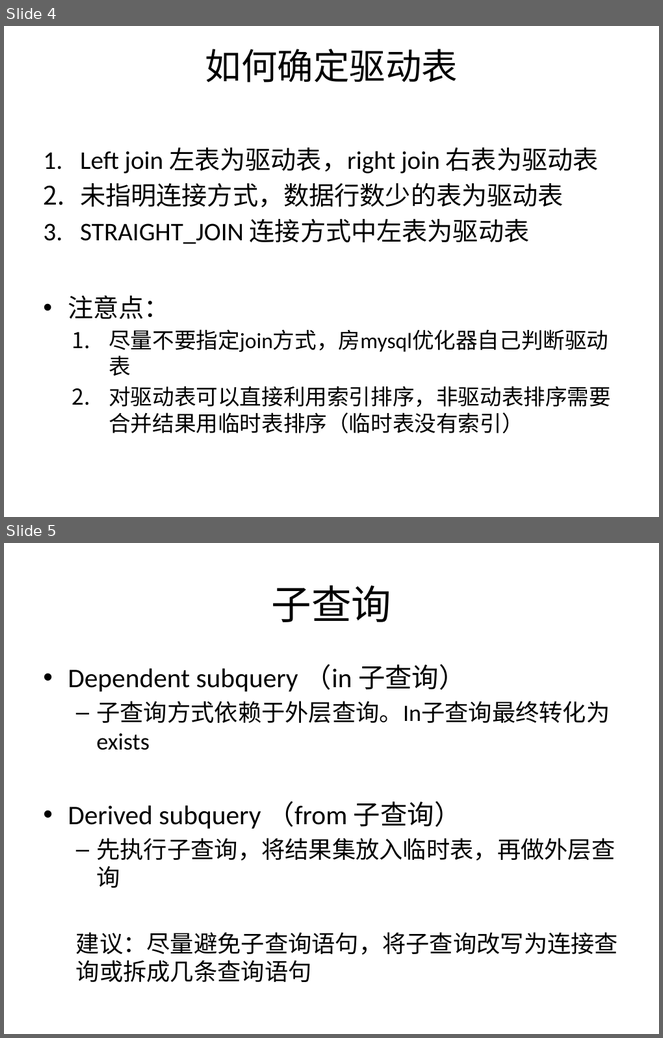
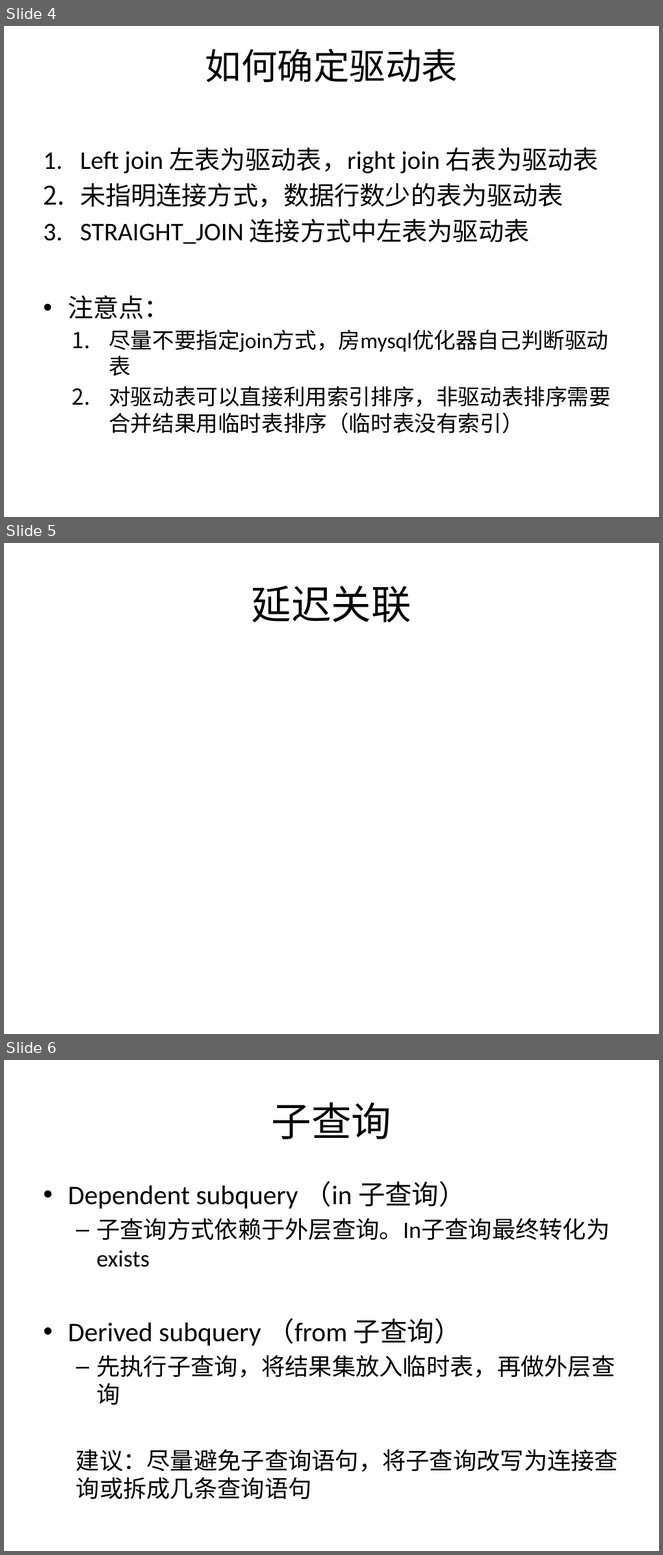
Before and after one commit to liuendy/practice, a slide deck: mysql/mysql分享-连接查询和子查询.pptx. Shown one above the other, each under a label of ours: slides 4 and 5 before the commit, slides 4, 5 and 6 after it. The pictures are 663x1038 and 663x1555 pixels, drawn with LibreOffice and Linux fonts; fonts in the diff are those of the drawing. Boxes give left, top, right and bottom in pixels: in the first picture for what was removed or moved away, otherwise in the second. Text is boxed around its words. In the diff, an @@ line names an element or a change of style, - is before the commit and + after.

```diff
--- a/mysql/mysql分享-连接查询和子查询.pptx
+++ b/mysql/mysql分享-连接查询和子查询.pptx
@@ slide 5 added at [4, 543, 659, 1034], background #FFFFFF @@
@@ title added at [252, 585, 412, 623], 44 pt, text #000000 @@
+延迟关联
@@ what was slide 5 is now slide 6 @@
```
Also in this commit, not shown: 36 other files.
